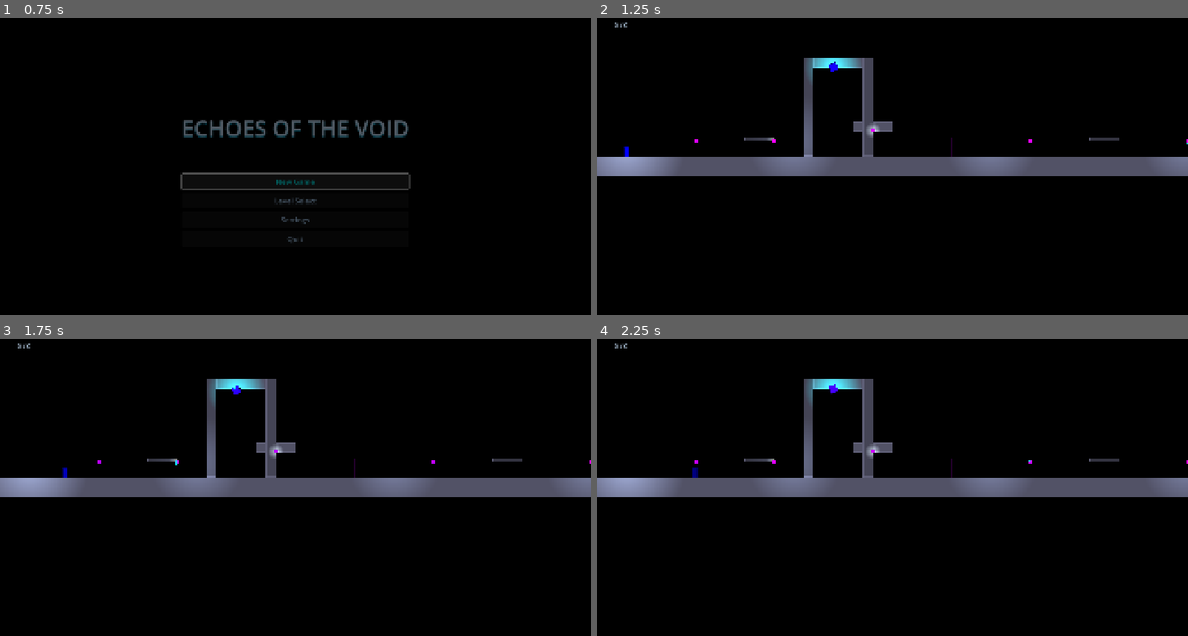
Above: before the commit, frames 1-4 (two rows, left to right).
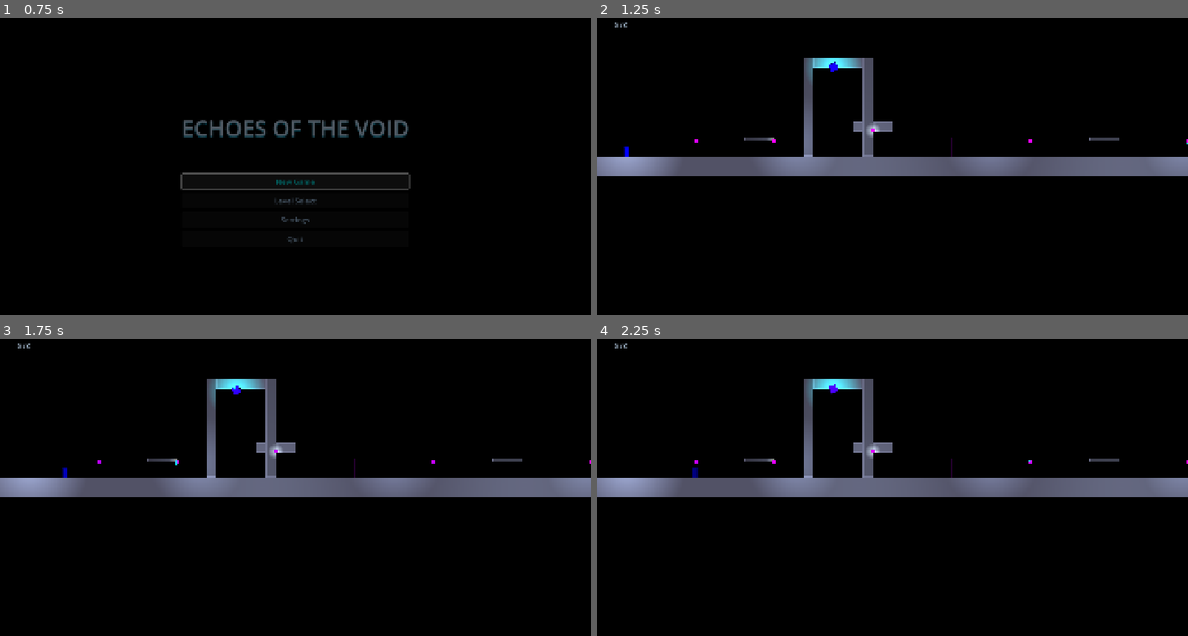
Above: after the commit, the same moments.

Repository: MasuRii/echoes-of-the-void
Game: Godot game, scene res://scenes/ui/main_menu.tscn
Two runs of this game, one before a commit and one after it. Both use one fixed random seed, a clock stepped at 60 frames per second and the inputs below. Sound files missing from this copy of the repository are replaced by a short silence.
Inputs (mouse positions are in pixels of both pictures, inside the frame that each line leads up to):
- Up to frame 1 (0.75 s): click "New Game" at 0.5 s
- Up to frame 2 (1.25 s): no input
- Up to frame 3 (1.75 s): tap Enter (ui_accept) at 1.25 s; move the mouse to (425, 484) at 1.27 s; hold D (move_right) from 1.28 s (still down); tap Space (jump) at 1.52 s
- Up to frame 4 (2.25 s): move the mouse to (774, 517) at 2.02 s; release D (move_right) at 2.03 s; hold A (move_left) from 2.03 s (still down)

Frame 1 is identical in both runs. In frame 2, 0.9% of the frame differs, in the area x 41-92%, y 33-54%; in frame 3, 0.9%; in frame 4, 0.9%.
Error before the commit: Trying to assign value of type 'Control' to a variable of type 'ColorRect'. (res://scenes/levels/level_base.gd:260)
Error after the commit: Trying to assign value of type 'Control' to a variable of type 'ColorRect'. (res://scenes/levels/level_base.gd:265)

Commit message:
Add lighting manager for programmatic lighting system (Phase 11.4)

Diff:
--- a/scenes/levels/level_base.gd
+++ b/scenes/levels/level_base.gd
@@ -9,6 +9,7 @@
 # Preload procedural generation systems
 const PlatformGeneratorClass := preload("res://scripts/systems/platform_generator.gd")
 const LevelLayoutsClass := preload("res://scripts/data/level_layouts.gd")
+const LightingManagerClass := preload("res://scripts/systems/lighting_manager.gd")
 
 # Signals
 signal level_started
@@ -59,6 +60,9 @@
 # Container for generated geometry
 var _generated_geometry: Node2D = null
 
+# Lighting system references
+var _lighting_data: Dictionary = {}
+
 # Cached node references
 @onready var player_spawn: Marker2D = $PlayerSpawn
 @onready var level_exit: Area2D = $LevelExit
@@ -77,6 +81,7 @@
 	_restore_checkpoint_state()  # Restore saved checkpoint after player spawned
 	_spawn_hud()
 	_configure_camera()
+	_setup_lighting()  # Setup lighting after player spawn
 	_count_collectibles()
 	_initialize_game_state()
 
@@ -327,6 +332,24 @@
 		camera.limit_bottom = camera_limit_bottom
 
 
+func _setup_lighting() -> void:
+	"""Setup level lighting using the LightingManager system."""
+	# Calculate level bounds from camera limits
+	var level_bounds := Rect2(
+		Vector2(camera_limit_left, camera_limit_top),
+		Vector2(camera_limit_right - camera_limit_left, camera_limit_bottom - camera_limit_top)
+	)
+
+	# Setup lighting with LightingManager
+	_lighting_data = LightingManagerClass.setup_level_lighting(
+		self,
+		player,
+		hazards,
+		level_layout_key,
+		level_bounds
+	)
+
+
 func _count_collectibles() -> void:
 	"""Count collectibles in the level and update total_shards if set to 0."""
 	if collectibles == null:
--- /dev/null
+++ b/scripts/systems/lighting_manager.gd
@@ -0,0 +1,352 @@
+class_name LightingManager
+extends RefCounted
+
+## Lighting management system for Echoes of the Void.
+## Creates player glow, ambient level lighting, and danger zone lighting.
+## All lighting is code-generated, no manual Godot Editor work required.
+
+# Default light colors
+const COLOR_PLAYER_GLOW := Color(1.0, 1.0, 1.0, 1.0)  # White glow
+const COLOR_AMBIENT := Color(0.5, 0.6, 0.7, 1.0)  # Subtle cool blue-white
+const COLOR_DANGER := Color(1.0, 0.3, 0.2, 1.0)  # Red warning tint
+const COLOR_CRYSTAL := Color(0.0, 1.0, 1.0, 1.0)  # Cyan for crystals
+const COLOR_CHECKPOINT := Color(0.0, 0.8, 1.0, 1.0)  # Bright cyan for checkpoints
+const COLOR_SHARD := Color(0.8, 1.0, 1.0, 1.0)  # Light cyan for shards
+
+# Default light intensities
+const PLAYER_GLOW_ENERGY: float = 0.3
+const PLAYER_GLOW_SCALE: float = 1.5
+const AMBIENT_ENERGY: float = 0.2
+const DANGER_ENERGY: float = 0.5
+const DANGER_RANGE: float = 128.0  # Detection range for hazards
+
+# Canvas modulate darkness levels per level
+const LEVEL_DARKNESS: Dictionary = {
+	"LEVEL_01": Color(0.95, 0.95, 0.95, 1.0),  # Very light - tutorial
+	"LEVEL_02": Color(0.90, 0.90, 0.92, 1.0),  # Slightly darker
+	"LEVEL_03": Color(0.85, 0.85, 0.90, 1.0),  # Moderate
+	"LEVEL_04": Color(0.75, 0.75, 0.82, 1.0),  # Darker
+	"LEVEL_05": Color(0.70, 0.70, 0.78, 1.0),  # Darkest - finale
+	"DEFAULT": Color(0.85, 0.85, 0.90, 1.0)
+}
+
+
+## Creates a PointLight2D for the player character with a subtle glow effect.
+## Returns the created PointLight2D node.
+static func create_player_glow(
+	parent: Node,
+	energy: float = PLAYER_GLOW_ENERGY,
+	texture_scale: float = PLAYER_GLOW_SCALE
+) -> PointLight2D:
+	var light := PointLight2D.new()
+	light.name = "PlayerGlow"
+
+	# Create a simple radial gradient texture for the glow
+	var gradient := GradientTexture2D.new()
+	gradient.width = 128
+	gradient.height = 128
+	gradient.fill = GradientTexture2D.FILL_RADIAL
+	gradient.fill_from = Vector2(0.5, 0.5)
+	gradient.fill_to = Vector2(0.5, 0.0)
+
+	var grad := Gradient.new()
+	grad.set_color(0, Color(1.0, 1.0, 1.0, 1.0))  # Center bright
+	grad.set_color(1, Color(1.0, 1.0, 1.0, 0.0))  # Edge transparent
+	gradient.gradient = grad
+
+	light.texture = gradient
+	light.texture_scale = texture_scale
+	light.energy = energy
+	light.color = COLOR_PLAYER_GLOW
+	light.blend_mode = Light2D.BLEND_MODE_ADD
+
+	parent.add_child(light)
+
+	return light
+
+
+## Checks if the player has a glow light and adds one if missing.
+## Should be called after player is spawned in the level.
+static func ensure_player_glow(player: CharacterBody2D) -> void:
+	if player == null:
+		return
+
+	# Check if player already has a glow light
+	var existing_glow := player.get_node_or_null("PlayerGlow")
+	if existing_glow != null:
+		return
+
+	# Also check for any PointLight2D that could serve as glow
+	for child in player.get_children():
+		if child is PointLight2D:
+			return
+
+	# No glow found, create one
+	create_player_glow(player)
+
+
+## Creates ambient lighting for a level based on the level bounds.
+## Places several subtle point lights across the level to provide base illumination.
+## Returns an array of the created PointLight2D nodes.
+static func create_ambient_lighting(
+	parent: Node,
+	level_bounds: Rect2,
+	light_count: int = 4,
+	energy: float = AMBIENT_ENERGY
+) -> Array[PointLight2D]:
+	var lights: Array[PointLight2D] = []
+
+	# Container for ambient lights
+	var container := Node2D.new()
+	container.name = "AmbientLights"
+	parent.add_child(container)
+
+	# Calculate spacing for lights across the level
+	var cols: int = maxi(2, ceili(sqrt(float(light_count))))
+	var rows: int = maxi(1, light_count / cols)
+
+	var spacing_x: float = level_bounds.size.x / float(cols + 1)
+	var spacing_y: float = level_bounds.size.y / float(rows + 1)
+
+	for row in range(rows):
+		for col in range(cols):
+			if lights.size() >= light_count:
+				break
+
+			var x: float = level_bounds.position.x + spacing_x * (col + 1)
+			var y: float = level_bounds.position.y + spacing_y * (row + 1)
+
+			var light := _create_ambient_point_light(energy)
+			light.name = "AmbientLight_%d" % lights.size()
+			light.position = Vector2(x, y)
+			container.add_child(light)
+			lights.append(light)
+
+	return lights
+
+
+## Creates a single ambient point light with soft falloff.
+static func _create_ambient_point_light(energy: float) -> PointLight2D:
+	var light := PointLight2D.new()
+
+	# Create a large soft radial gradient
+	var gradient := GradientTexture2D.new()
+	gradient.width = 256
+	gradient.height = 256
+	gradient.fill = GradientTexture2D.FILL_RADIAL
+	gradient.fill_from = Vector2(0.5, 0.5)
+	gradient.fill_to = Vector2(0.5, 0.0)
+
+	var grad := Gradient.new()
+	grad.set_color(0, Color(1.0, 1.0, 1.0, 0.8))
+	grad.set_color(1, Color(1.0, 1.0, 1.0, 0.0))
+	gradient.gradient = grad
+
+	light.texture = gradient
+	light.texture_scale = 3.0  # Large coverage
+	light.energy = energy
+	light.color = COLOR_AMBIENT
+	light.blend_mode = Light2D.BLEND_MODE_ADD
+
+	return light
+
+
+## Creates danger zone lighting near hazard nodes.
+## Scans for nodes in the "hazards" group and adds red warning lights.
+## Returns an array of the created PointLight2D nodes.
+static func create_danger_zone_lighting(
+	level: Node,
+	hazards_container: Node
+) -> Array[PointLight2D]:
+	var lights: Array[PointLight2D] = []
+
+	if hazards_container == null:
+		return lights
+
+	# Container for danger lights
+	var container := Node2D.new()
+	container.name = "DangerLights"
+	level.add_child(container)
+
+	# Find all hazards and add danger lights
+	var hazard_index: int = 0
+	for hazard in hazards_container.get_children():
+		# Skip if hazard already has a light
+		var has_light := false
+		for child in hazard.get_children():
+			if child is PointLight2D:
+				has_light = true
+				break
+
+		if has_light:
+			continue
+
+		# Create danger light at hazard position
+		var light := _create_danger_point_light()
+		light.name = "DangerLight_%d" % hazard_index
+		light.position = hazard.position
+		container.add_child(light)
+		lights.append(light)
+		hazard_index += 1
+
+	return lights
+
+
+## Creates a single danger zone point light with red warning tint.
+static func _create_danger_point_light() -> PointLight2D:
+	var light := PointLight2D.new()
+
+	# Create a smaller, more intense radial gradient
+	var gradient := GradientTexture2D.new()
+	gradient.width = 128
+	gradient.height = 128
+	gradient.fill = GradientTexture2D.FILL_RADIAL
+	gradient.fill_from = Vector2(0.5, 0.5)
+	gradient.fill_to = Vector2(0.5, 0.0)
+
+	var grad := Gradient.new()
+	grad.set_color(0, Color(1.0, 1.0, 1.0, 0.9))
+	grad.set_color(1, Color(1.0, 1.0, 1.0, 0.0))
+	gradient.gradient = grad
+
+	light.texture = gradient
+	light.texture_scale = 1.5
+	light.energy = DANGER_ENERGY
+	light.color = COLOR_DANGER
+	light.blend_mode = Light2D.BLEND_MODE_ADD
+
+	return light
+
+
+## Creates a CanvasModulate node for overall level darkness adjustment.
+## Later levels are darker to increase atmosphere.
+static func create_canvas_modulate(
+	parent: Node,
+	level_key: String
+) -> CanvasModulate:
+	var modulate := CanvasModulate.new()
+	modulate.name = "LevelModulate"
+
+	# Get darkness level from the level key or use default
+	var darkness_color: Color = LEVEL_DARKNESS.get(level_key, LEVEL_DARKNESS["DEFAULT"])
+	modulate.color = darkness_color
+
+	parent.add_child(modulate)
+
+	return modulate
+
+
+## Main setup function - initializes all level lighting.
+## Call this from level_base.gd after geometry is generated.
+## Returns a Dictionary with references to created lighting nodes.
+static func setup_level_lighting(
+	level: Node,
+	player: CharacterBody2D,
+	hazards_container: Node,
+	level_key: String,
+	level_bounds: Rect2
+) -> Dictionary:
+	var result := {
+		"player_glow": null,
+		"canvas_modulate": null,
+		"ambient_lights": [],
+		"danger_lights": []
+	}
+
+	# Add player glow if missing
+	if player != null:
+		ensure_player_glow(player)
+		result["player_glow"] = player.get_node_or_null("PlayerGlow")
+
+	# Create canvas modulate for level darkness
+	result["canvas_modulate"] = create_canvas_modulate(level, level_key)
+
+	# Create ambient lighting based on level bounds
+	var ambient_count: int = 4
+	if level_bounds.size.x > 3000:
+		ambient_count = 6
+	if level_bounds.size.x > 5000:
+		ambient_count = 8
+	result["ambient_lights"] = create_ambient_lighting(level, level_bounds, ambient_count)
+
+	# Create danger zone lighting near hazards
+	if hazards_container != null:
+		result["danger_lights"] = create_danger_zone_lighting(level, hazards_container)
+
+	print("LightingManager: Setup complete for '%s' - %d ambient lights, %d danger lights" % [
+		level_key,
+		result["ambient_lights"].size(),
+		result["danger_lights"].size()
+	])
+
+	return result
+
+
+## Utility: Creates a glow light for collectibles (crystals, shards).
+## Can be attached to collectible nodes for visual enhancement.
+static func create_collectible_glow(
+	parent: Node,
+	is_crystal: bool = false
+) -> PointLight2D:
+	var light := PointLight2D.new()
+	light.name = "CollectibleGlow"
+
+	var gradient := GradientTexture2D.new()
+	gradient.width = 64
+	gradient.height = 64
+	gradient.fill = GradientTexture2D.FILL_RADIAL
+	gradient.fill_from = Vector2(0.5, 0.5)
+	gradient.fill_to = Vector2(0.5, 0.0)
+
+	var grad := Gradient.new()
+	grad.set_color(0, Color(1.0, 1.0, 1.0, 1.0))
+	grad.set_color(1, Color(1.0, 1.0, 1.0, 0.0))
+	gradient.gradient = grad
+
+	light.texture = gradient
+
+	if is_crystal:
+		light.texture_scale = 2.0
+		light.energy = 0.6
+		light.color = COLOR_CRYSTAL
+	else:
+		light.texture_scale = 1.0
+		light.energy = 0.3
+		light.color = COLOR_SHARD
+
+	light.blend_mode = Light2D.BLEND_MODE_ADD
+
+	parent.add_child(light)
+
+	return light
+
+
+## Utility: Creates a glow light for checkpoints.
+static func create_checkpoint_glow(
+	parent: Node,
+	is_active: bool = false
+) -> PointLight2D:
+	var light := PointLight2D.new()
+	light.name = "CheckpointGlow"
+
+	var gradient := GradientTexture2D.new()
+	gradient.width = 64
+	gradient.height = 64
+	gradient.fill = GradientTexture2D.FILL_RADIAL
+	gradient.fill_from = Vector2(0.5, 0.5)
+	gradient.fill_to = Vector2(0.5, 0.0)
+
+	var grad := Gradient.new()
+	grad.set_color(0, Color(1.0, 1.0, 1.0, 1.0))
+	grad.set_color(1, Color(1.0, 1.0, 1.0, 0.0))
+	gradient.gradient = grad
+
+	light.texture = gradient
+	light.texture_scale = 1.5
+	light.energy = 0.4 if is_active else 0.1
+	light.color = COLOR_CHECKPOINT if is_active else Color(0.5, 0.5, 0.5, 1.0)
+	light.blend_mode = Light2D.BLEND_MODE_ADD
+
+	parent.add_child(light)
+
+	return light
Not shown, changed: plan.md
